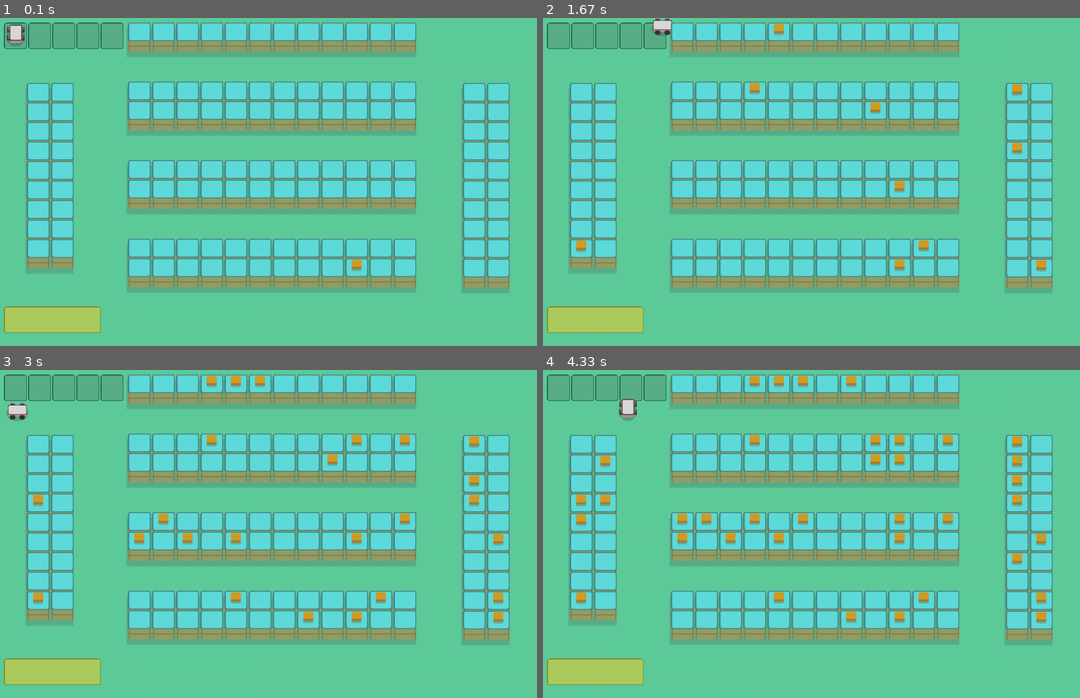
Above: before the commit, frames 1-4 (two rows, left to right).
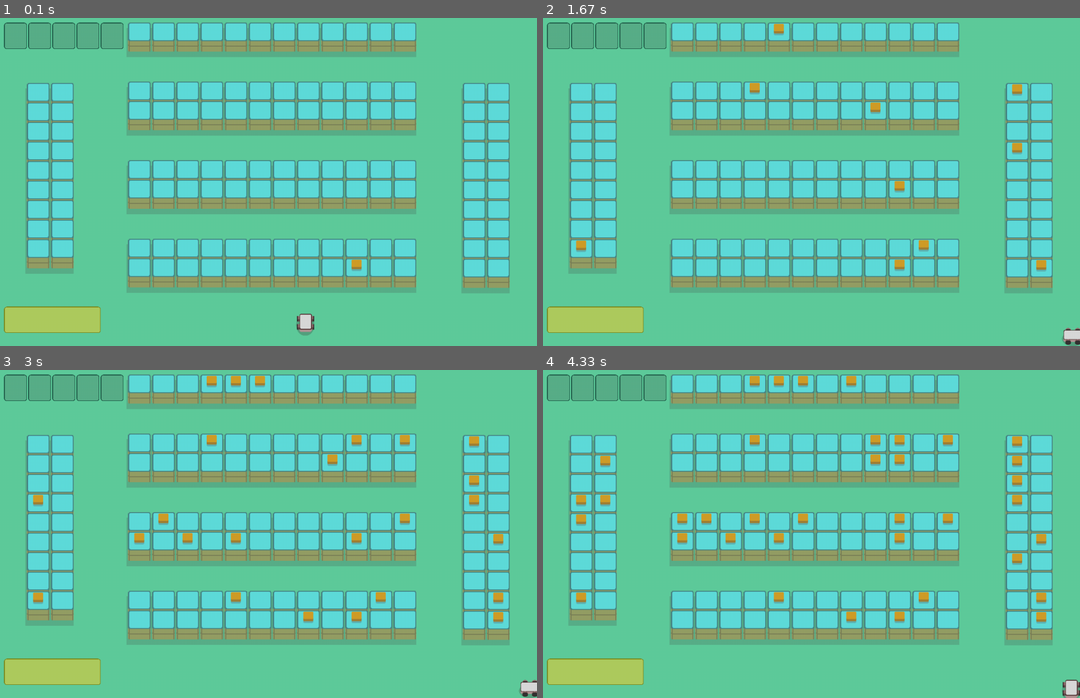
Above: after the commit, the same moments.

Repository: biplove01/warehouse-simulation-2D
Game: pygame game, started from main.py
The game is run twice, just before and just after one commit, with the same random seed, the same clock (stepped at 60 frames per second) and the same inputs.
Inputs:
- Up to frame 1 (0.1 s): no input
- Up to frame 2 (1.67 s): hold Right 0.33-0.8 s; hold Up 0.83-1.13 s; tap Space at 0.9, 1.23, 1.53 s; hold Right 1.17-1.63 s
- Up to frame 3 (3 s): hold Left 1.67-2.2 s; tap Space at 1.73, 2.03, 2.3, 2.63, 2.93 s; hold Down 2.23-2.53 s; hold Left 2.57-2.97 s
- Up to frame 4 (4.33 s): hold Up 3-3.37 s; tap Space at 3.07, 3.47, 3.77, 4.13 s; hold Right 3.4-4.03 s; hold Down from 4.07 s (still down)

The runs differ from the first frame. In frame 1, 0.4% of the frame differs, in the area x 1-59%, y 2-97%; in frame 2, 0.3%; in frame 3, 0.3%; in frame 4, 0.4%.

Commit message:
grid world conversion

Diff:
--- a/constants.py
+++ b/constants.py
@@ -22,7 +22,7 @@
 
 ROBOT_WIDTH = 40
 ROBOT_LENGTH = 40
-ROBOT_DISTANCE = 5
+ROBOT_DISTANCE = TILE_SIZE + TILE_GAP
 
 # robot position and size
 ROBOT_X = PADDING_BORDER + 5
--- a/robot.py
+++ b/robot.py
@@ -128,13 +128,11 @@
   def handle_physics(self, obstracles):
 
     # move horizontally
-    self.x += self.velocity_x
+    self.x += ROBOT_DISTANCE
     if self.left < 0:
       self.left = 0
-      self.velocity_x = 0
     elif self.right > GAME_WIDTH:
       self.right = GAME_WIDTH
-      self.velocity_x = 0
 
     for obj in obstracles:
       hitbox = getattr(obj, 'hitbox', obj)
@@ -143,16 +141,13 @@
             self.right = hitbox.left
         elif self.velocity_x < 0:
             self.left = hitbox.right
-        self.velocity_x = 0
 
     # move vertically
-    self.y += self.velocity_y
+    self.y += ROBOT_DISTANCE
     if self.top < 0:
       self.top = 0
-      self.velocity_y = 0
     elif self.bottom > GAME_HEIGHT:
       self.bottom = GAME_HEIGHT
-      self.velocity_y = 0
 
     for obj in obstracles:
       hitbox = getattr(obj, 'hitbox', obj)
@@ -161,10 +156,3 @@
             self.bottom = hitbox.top
         elif self.velocity_y < 0:
             self.top = hitbox.bottom
-        self.velocity_y = 0
-
-    self.velocity_x *= FRICTION
-    self.velocity_y *= FRICTION
-
-    if abs(self.velocity_x) < 0.1: self.velocity_x = 0
-    if abs(self.velocity_y) < 0.1: self.velocity_y = 0
